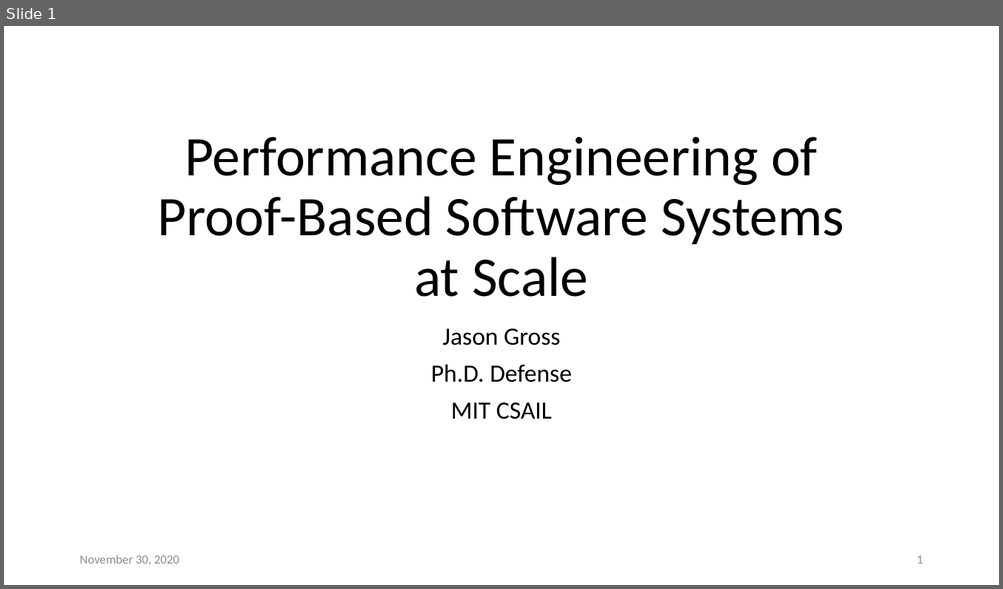
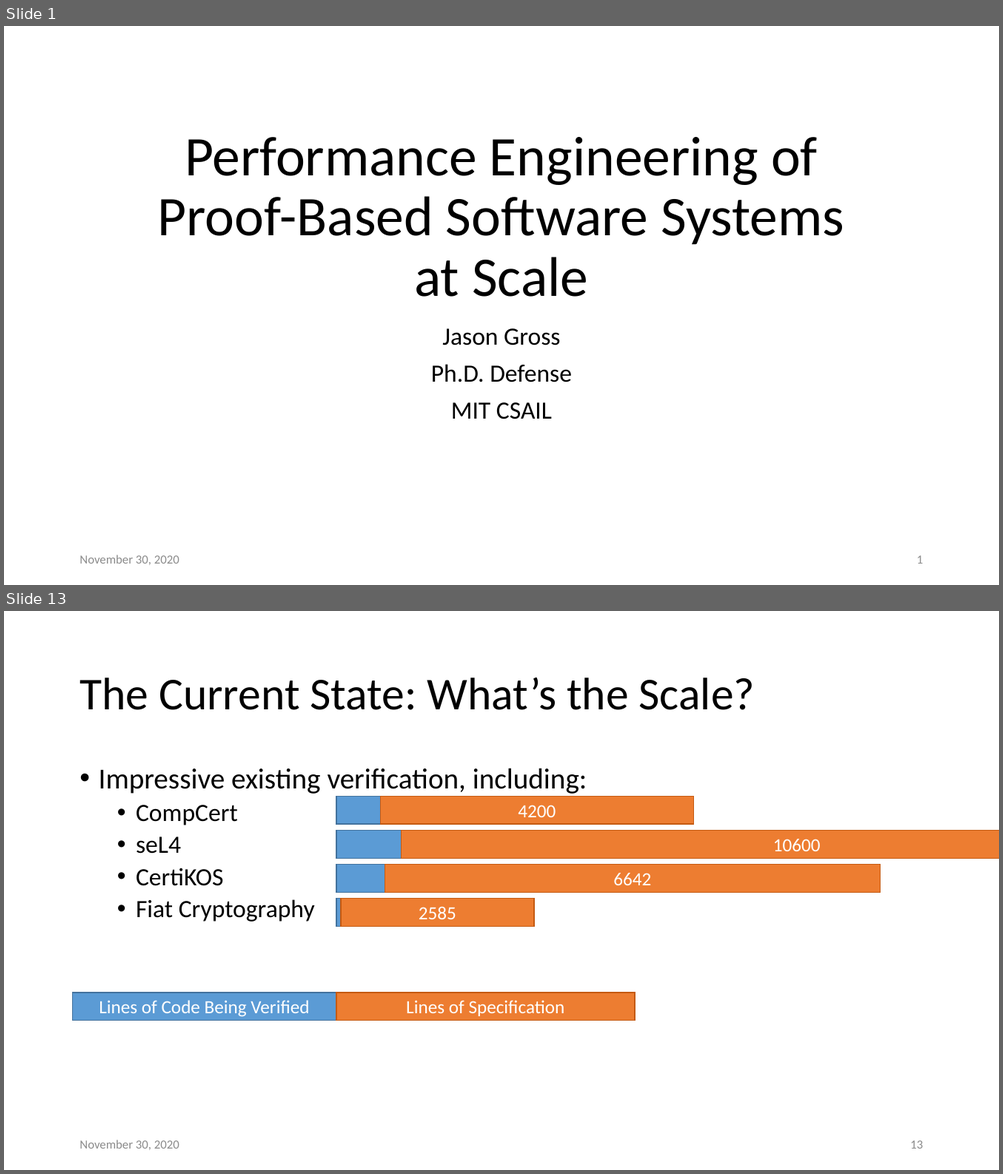
Before and after one commit to JasonGross/doctoral-thesis, a slide deck: presentation/jgross-defense.pptx. Shown one above the other, each under a label of ours: slide 1 before the commit, slides 1 and 13 after it; the slides between them are not shown. The pictures are 1003x589 and 1003x1174 pixels, drawn with LibreOffice and Linux fonts; fonts in the diff are those of the drawing. Boxes give left, top, right and bottom in pixels: in the first picture for what was removed or moved away, otherwise in the second. Text is boxed around its words. In the diff, an @@ line names an element or a change of style, - is before the commit and + after.

```diff
--- a/presentation/jgross-defense.pptx
+++ b/presentation/jgross-defense.pptx
@@ slide 13 added at (x1=4, y1=611, x2=999, y2=1170), background #FFFFFF @@
@@ title added at (x1=79, y1=678, x2=755, y2=710), 44 pt, text #000000 @@
+The Current State: What’s the Scale?
@@ text added at (x1=99, y1=768, x2=587, y2=922), 28 pt, text #000000 @@
+• Impressive existing verification, including:
+  • CompCert
+  • seL4
+  • CertiKOS
+  • Fiat Cryptography
@@ rectangle added at (x1=336, y1=796, x2=380, y2=824), fill #5B9BD5, outline #43739E 1 pt @@
@@ rectangle added at (x1=380, y1=796, x2=694, y2=824), fill #ED7D31, outline #C55A11 1 pt, 18 pt, text #FFFFFF @@
+4200
@@ rectangle added at (x1=336, y1=830, x2=401, y2=859), fill #5B9BD5, outline #43739E 1 pt @@
@@ rectangle added at (x1=401, y1=830, x2=999, y2=859), fill #ED7D31, outline #C55A11 1 pt, 18 pt, text #FFFFFF @@
+10600
@@ rectangle added at (x1=336, y1=865, x2=384, y2=893), fill #5B9BD5, outline #43739E 1 pt @@
@@ rectangle added at (x1=384, y1=865, x2=880, y2=893), fill #ED7D31, outline #C55A11 1 pt, 18 pt, text #FFFFFF @@
+6642
@@ rectangle added at (x1=336, y1=898, x2=341, y2=926), fill #5B9BD5, outline #43739E 1 pt @@
@@ rectangle added at (x1=341, y1=898, x2=534, y2=926), fill #ED7D31, outline #C55A11 1 pt, 18 pt, text #FFFFFF @@
+2585
@@ rectangle added at (x1=73, y1=993, x2=337, y2=1022), fill #5B9BD5, outline #43739E 1 pt, 18 pt, text #FFFFFF @@
+Lines of Code Being Verified
@@ rectangle added at (x1=336, y1=993, x2=634, y2=1022), fill #ED7D31, outline #C55A11 1 pt, 18 pt, text #FFFFFF @@
+Lines of Specification
@@ text added at (x1=79, y1=1140, x2=179, y2=1150), 12 pt, text #8C8C8C @@
+November 30, 2020
@@ page number added at (x1=910, y1=1141, x2=922, y2=1149), 12 pt, text #8C8C8C @@
+13
```
Also in this commit, not shown: 3 slides changed, 33 other slides added, 29 other files.
